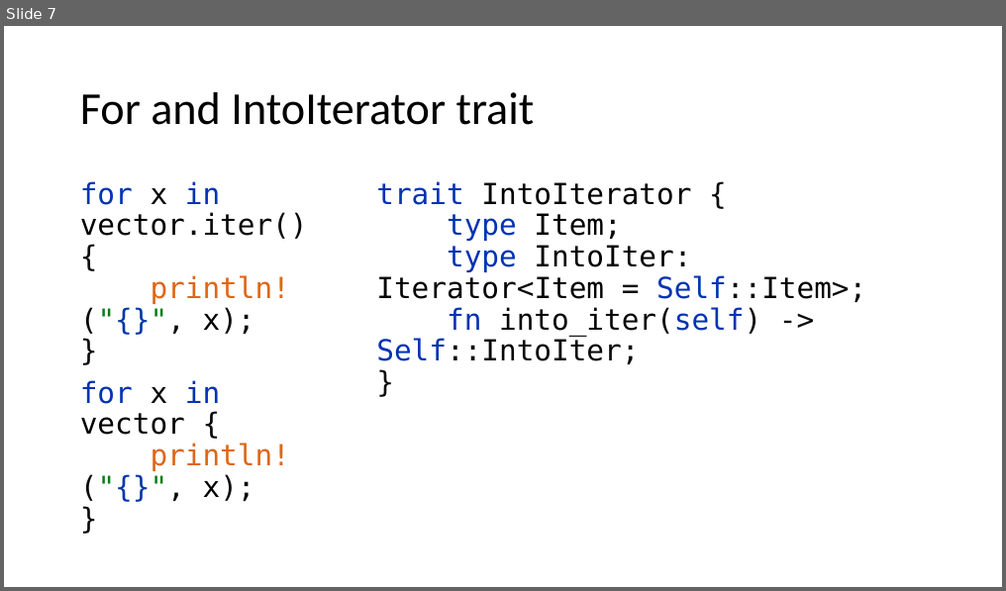
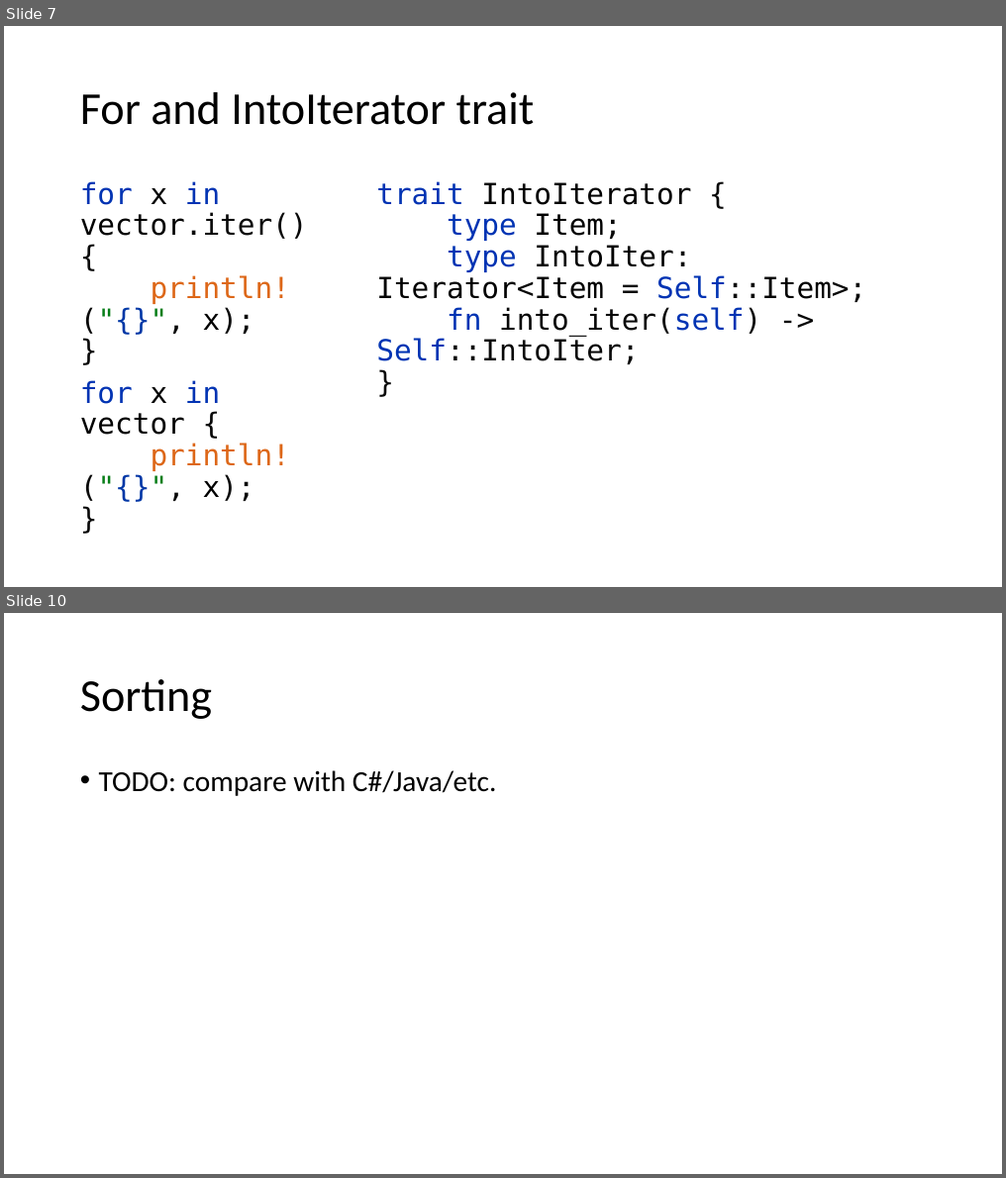
Before and after one commit to kugushev/course-rust-basics, a slide deck: src/07-DailyNeeds/07-DailyNeeds.pptx. Shown one above the other, each under a label of ours: slide 7 before the commit, slides 7 and 10 after it; the slides between them are not shown. The pictures are 1006x591 and 1006x1178 pixels, drawn with LibreOffice and Linux fonts; fonts in the diff are those of the drawing. Boxes give left, top, right and bottom in pixels: in the first picture for what was removed or moved away, otherwise in the second. Text is boxed around its words. In the diff, an @@ line names an element or a change of style, - is before the commit and + after.

```diff
--- a/src/07-DailyNeeds/07-DailyNeeds.pptx
+++ b/src/07-DailyNeeds/07-DailyNeeds.pptx
@@ slide 10 added at (4,613,1002,1174), background #FFFFFF @@
@@ title added at (80,679,212,719), 44 pt, text #000000 @@
+Sorting
@@ text added at (99,770,496,796), 28 pt, text #000000 @@
+• TODO: compare with C#/Java/etc.
```
Also in this commit, not shown: 2 slides changed, 1 other file.
